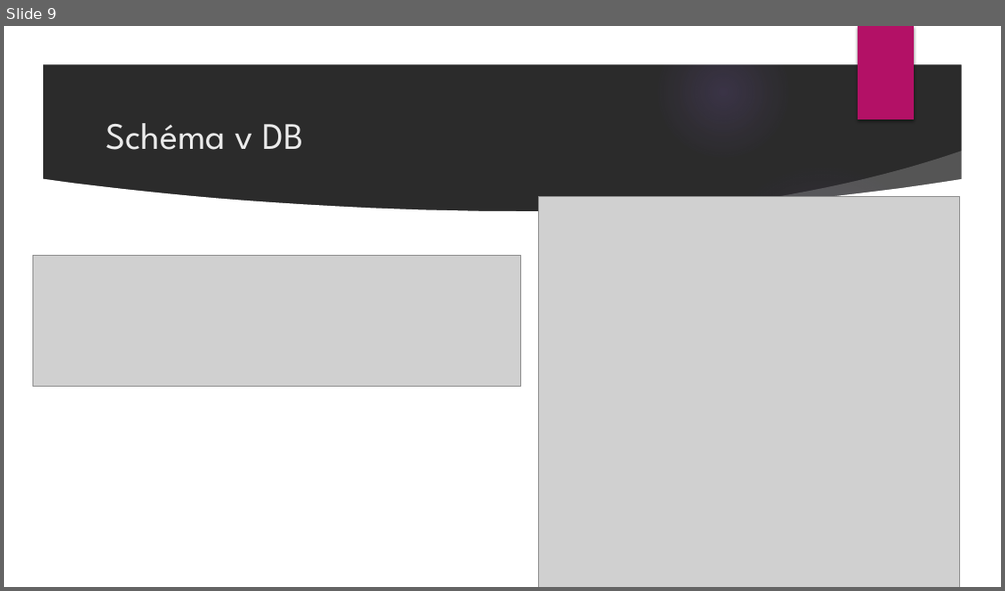
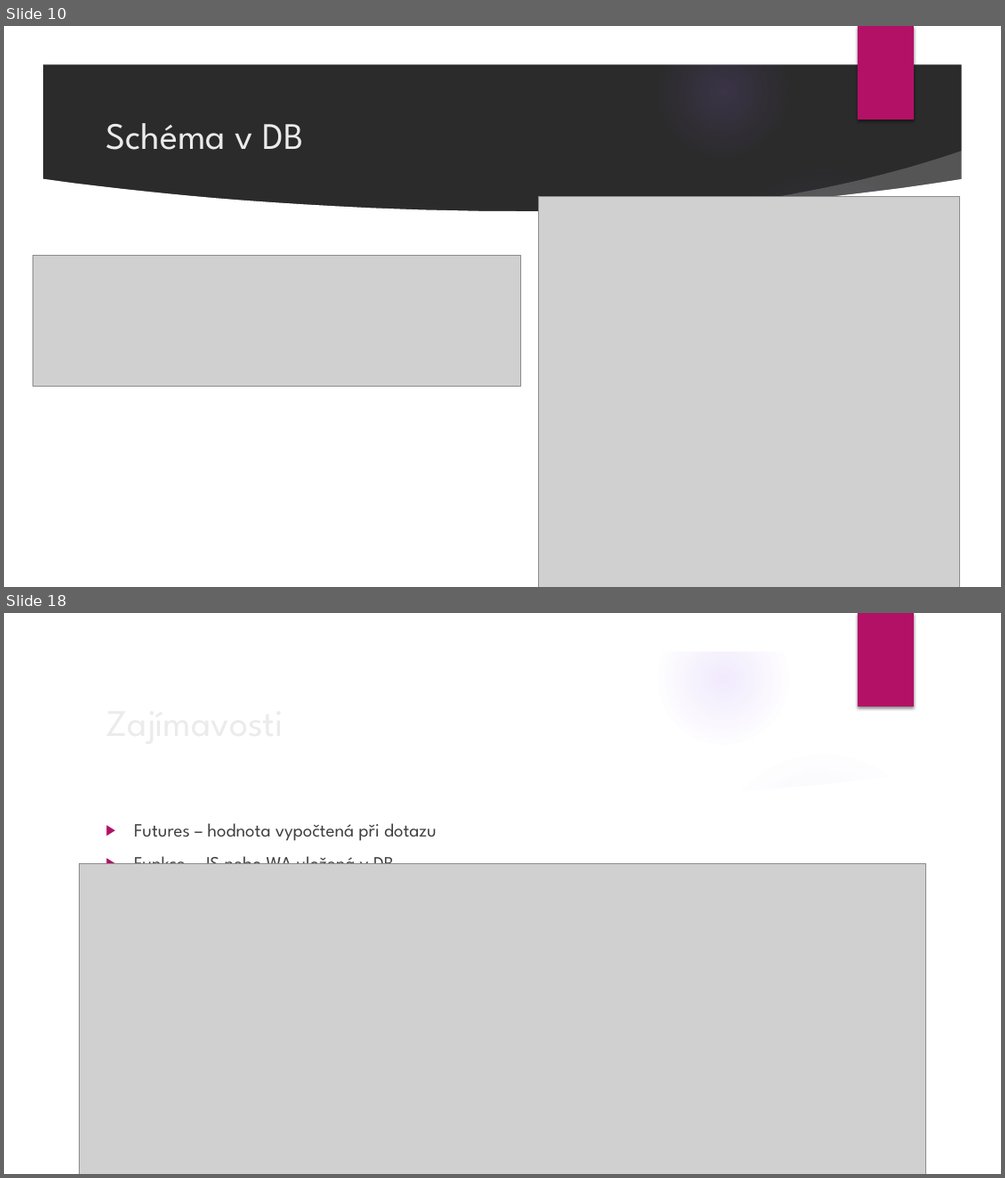
Before and after one commit to milan252525/SurrealDB, a slide deck: surrealdb.pptx. Shown one above the other, each under a label of ours: slide 9 before the commit, slides 10 and 18 after it; the slides between them are not shown. The pictures are 1005x591 and 1005x1178 pixels, drawn with LibreOffice and Linux fonts; fonts in the diff are those of the drawing; grey boxes stand for pictures; background and template pictures are left out; a plain dark background stands for a picture behind light text. Boxes give left, top, right and bottom in pixels: in the first picture for what was removed or moved away, otherwise in the second. Text is boxed around its words. In the diff, an @@ line names an element or a change of style, - is before the commit and + after.

```diff
--- a/surrealdb.pptx
+++ b/surrealdb.pptx
@@ slide 18 added at (4,613,1001,1174), background picture (left out); not listed: 8 template elements that a slide beside it also shows @@
@@ title added at (98,692,815,750), 36 pt, text #EBEBEB @@
+Zajímavosti
@@ text added at (134,823,437,864), 18 pt, text #404040 @@
+▶ Futures – hodnota vypočtená při dotazu
+▶ Funkce – JS nebo WA uložená v DB
@@ picture added at (80,863,925,1174) @@
@@ what was slide 9 is now slide 10 @@
```
Also in this commit, not shown: 3 slides changed, 11 other slides added, 1 slide removed.
